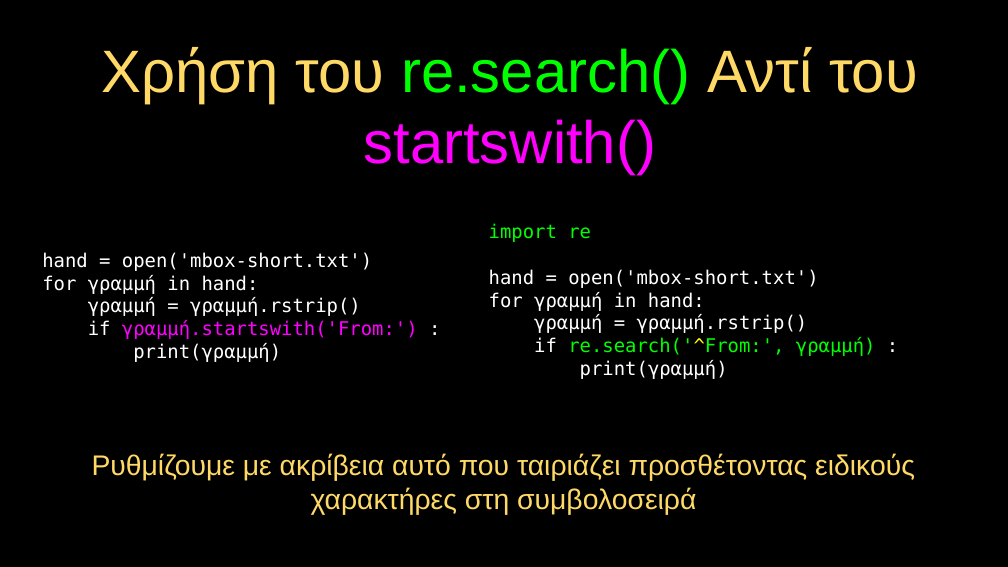
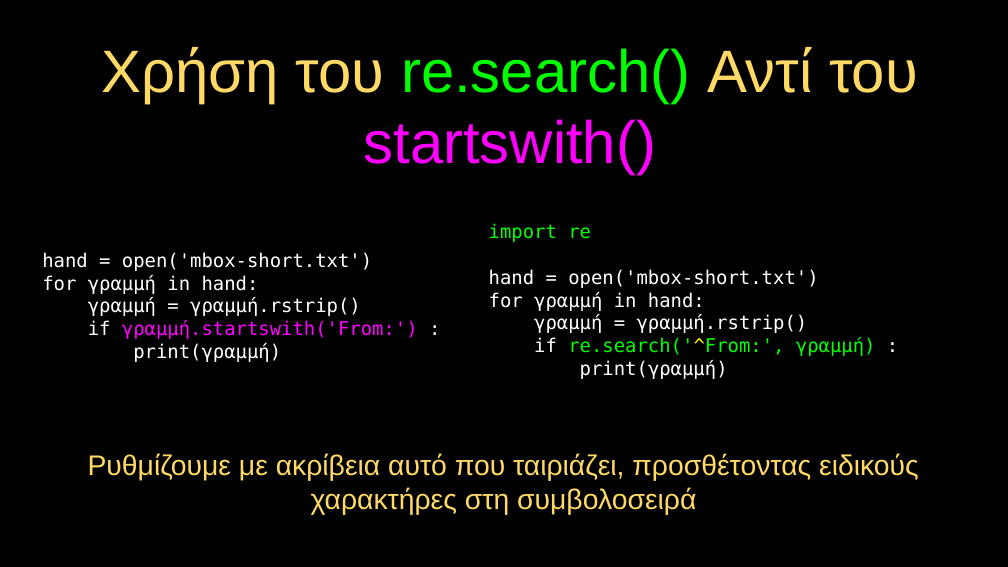
Before and after one commit to csev/py4e, a slide deck: slide 10 of lectures3/gr/Pythonlearn-11-Regex.pptx. Drawn at 1008x567 pixels with LibreOffice and Linux fonts; fonts in the diff are those of the drawing. Boxes give left, top, right and bottom in pixels: in the first picture for what was removed or moved away, otherwise in the second. Text is boxed around its words. In the diff, an @@ line names an element or a change of style, - is before the commit and + after.

```diff
--- a/lectures3/gr/Pythonlearn-11-Regex.pptx
+++ b/lectures3/gr/Pythonlearn-11-Regex.pptx
@@ text at (88,453,919,515): text changed @@
-Ρυθμίζουμε με ακρίβεια αυτό που ταιριάζει προσθέτοντας ειδικούς χαρακτήρες στη συμβολοσειρά
+Ρυθμίζουμε με ακρίβεια αυτό που ταιριάζει, προσθέτοντας ειδικούς χαρακτήρες στη συμβολοσειρά
```
Also in this commit, not shown: 3 other slides changed, 6 other files.
